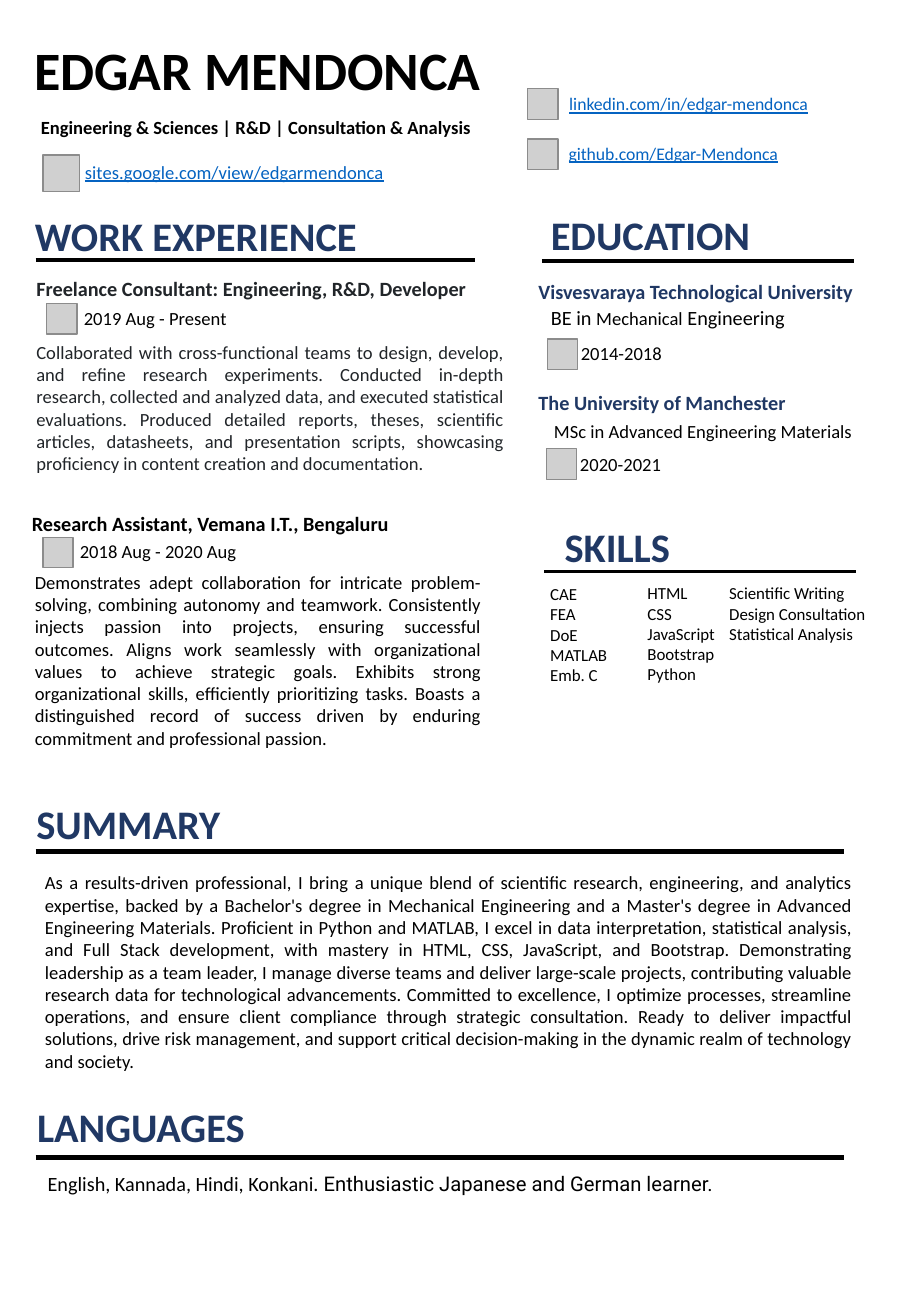
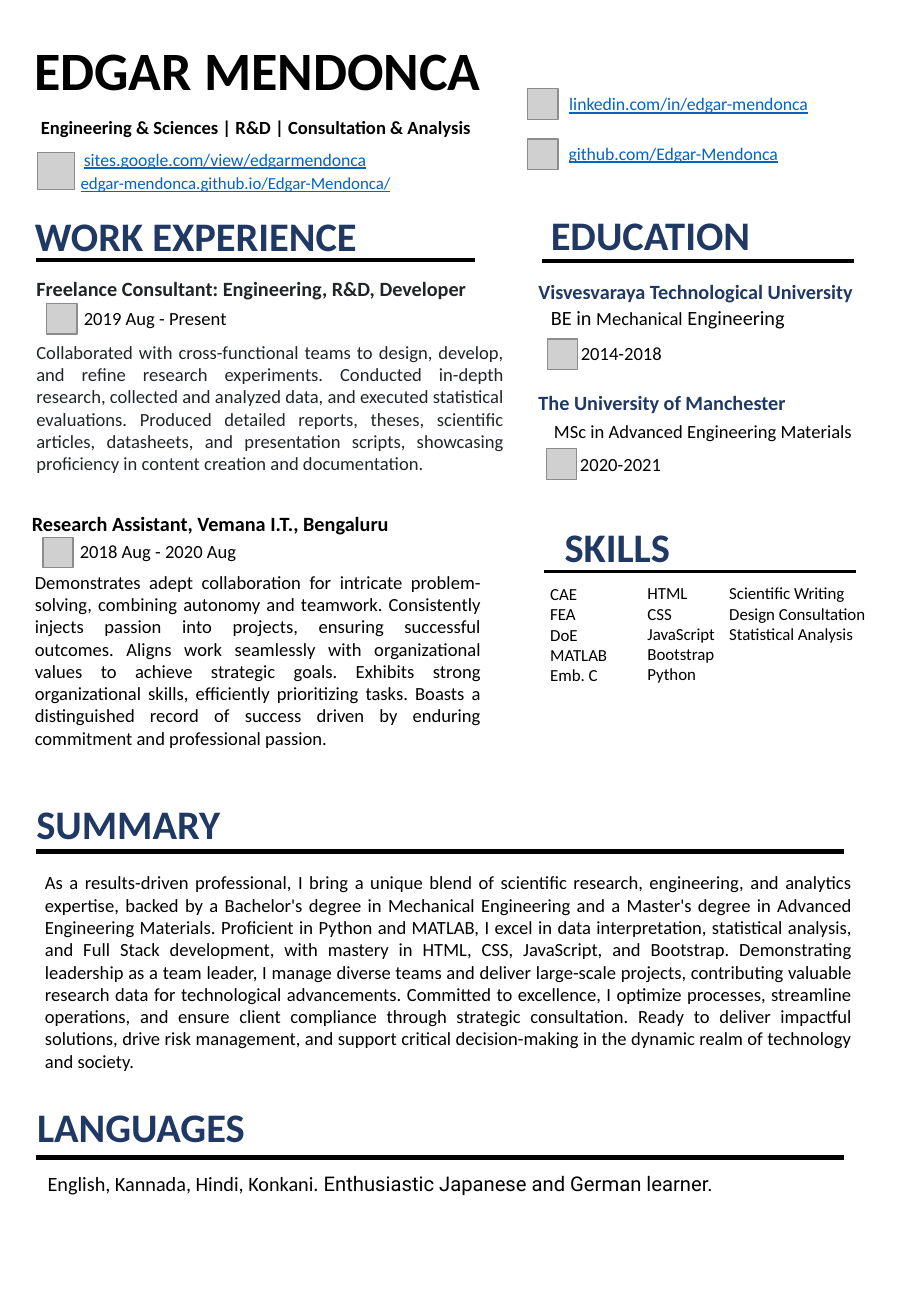
Before and after one commit to Edgar-Mendonca/Edgar-Mendonca, a slide deck: slide 1 of CV-Git/EDGAR-MENDONCA-CV-Git-2024.pptx. Drawn at 911x1316 pixels with LibreOffice and Linux fonts; fonts in the diff are those of the drawing; grey boxes stand for pictures. Boxes give left, top, right and bottom in pixels: in the first picture for what was removed or moved away, otherwise in the second. Text is boxed around its words. In the diff, an @@ line names an element or a change of style, - is before the commit and + after.

```diff
--- a/CV-Git/EDGAR-MENDONCA-CV-Git-2024.pptx
+++ b/CV-Git/EDGAR-MENDONCA-CV-Git-2024.pptx
@@ text "sites.google.com/view/edgarmendonca": place and size @@
-text "sites.google.com/view/edgarmendonca" at <box>85,166,383,182</box>
+text "sites.google.com/view/edgarmendonca" at <box>84,153,366,169</box>
@@ text "sites.google.com/view/edgarmendonca" at <box>84,153,366,169</box>: size 11 to 10.5 pt @@
@@ picture: place and size @@
-picture at <box>43,155,79,192</box>
+picture at <box>38,153,74,189</box>
@@ text added at <box>81,177,391,192</box>, 10 pt, text #0563C1, underline @@
+edgar-mendonca.github.io/Edgar-Mendonca/
```
Also in this commit, not shown: 3 other files.
